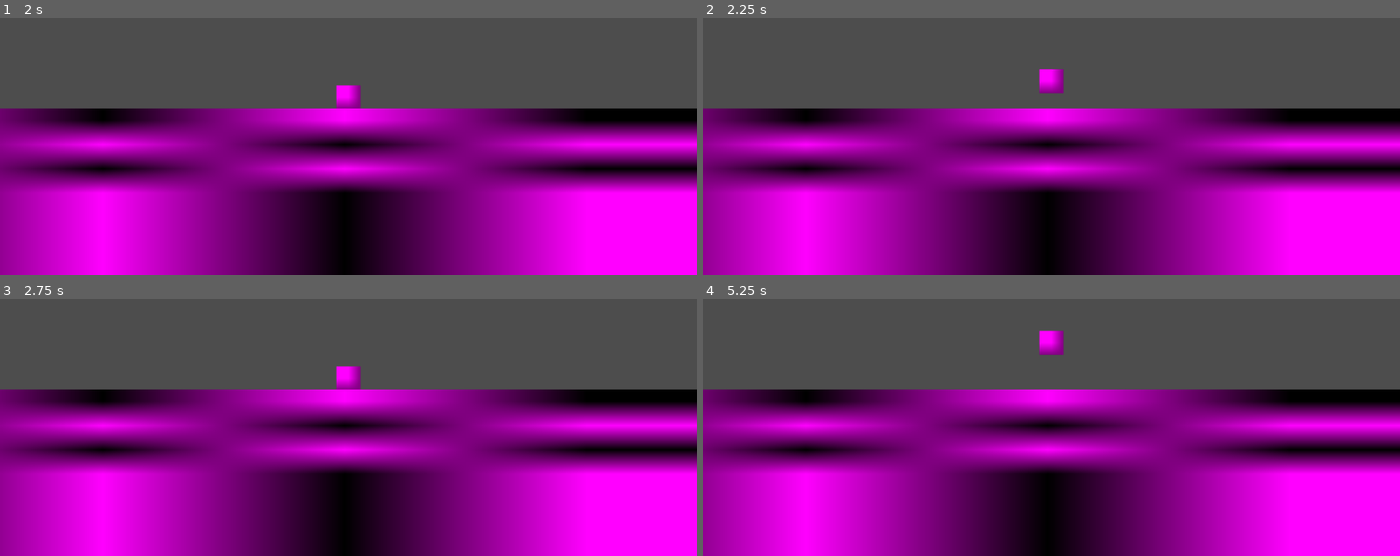
Above: before the commit, frames 1-4 (two rows, left to right).
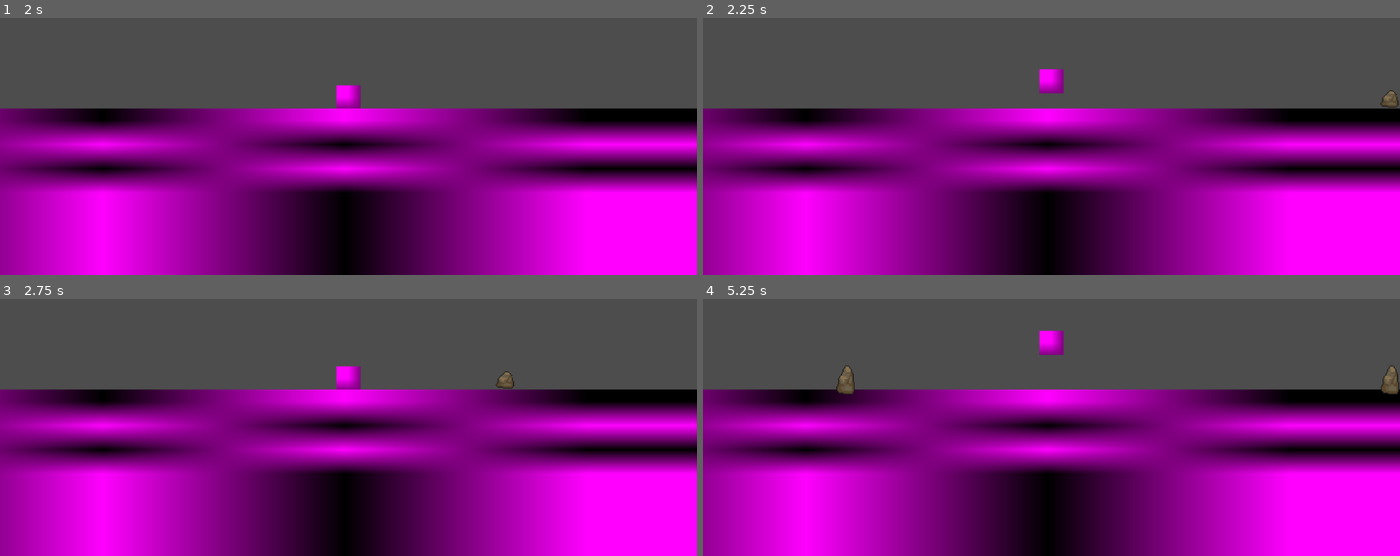
Above: after the commit, the same moments.

Repository: PlantvZombie/Dino
Game: Godot game, scene res://dino endless mode.tscn
The game is run twice, just before and just after one commit, with the same random seed, the same clock (stepped at 60 frames per second) and the same inputs. The project has no main scene, so this scene is started directly.
Inputs:
- Up to frame 1 (2 s): hold W (up) from 0.53 s (still down); tap Enter at 1.25 s
- Up to frame 2 (2.25 s): tap Space at 2 s; release W (up) at 2.03 s; hold S (down) from 2.03 s (still down); tap W (up) at 2.1 s
- Up to frame 3 (2.75 s): keep holding S (down)
- Up to frame 4 (5.25 s): release S (down) at 2.78 s; hold W (up) 2.78-4.28 s; hold S (down) 4.28-5.03 s; tap W (up) at 4.35, 4.52, 4.82 s; hold W (up) from 5.03 s (still down)

Frame 1 is identical in both runs. In frame 2, 0.1% of the frame differs, in the area x 97-100%, y 28-35%; in frame 3, 0.1%; in frame 4, 0.4%, in the area x 19-100%, y 25-37%.
Error before the commit: Parse Error: Expected expression for variable initial value after "=". (res://global.gd:3)

Commit message:
Committiegn

Diff:
--- a/dino/dino endless mode.tscn
+++ b/dino/dino endless mode.tscn
@@ -2,8 +2,8 @@
 
 [ext_resource type="Script" path="res://dino_endless_mode.gd" id="1_8w6ik"]
 [ext_resource type="Script" path="res://static_character.gd" id="1_jdl8r"]
-[ext_resource type="PackedScene" uid="uid://cv7mfla1o0wvo" path="res://small_rock.tscn" id="2_mjr5w"]
-[ext_resource type="PackedScene" uid="uid://igss6viv2ojq" path="res://tall_rock.tscn" id="3_wyofg"]
+[ext_resource type="PackedScene" uid="uid://rdy7fgite28g" path="res://moving_small_rock.tscn" id="2_8x7yb"]
+[ext_resource type="PackedScene" uid="uid://dp5mtyq0j42w" path="res://moving_tall_rock.tscn" id="3_d5n5b"]
 
 [sub_resource type="PlaceholderTexture2D" id="PlaceholderTexture2D_l668m"]
 
@@ -22,10 +22,11 @@
 script = ExtResource("1_8w6ik")
 spawnLoc = NodePath("Start")
 endLoc = NodePath("End")
-sRock = ExtResource("2_mjr5w")
-tRock = ExtResource("3_wyofg")
+sRock = ExtResource("2_8x7yb")
+tRock = ExtResource("3_d5n5b")
 
 [node name="RockTimer" type="Timer" parent="."]
+wait_time = 1.5
 autostart = true
 
 [node name="Static Character" type="CharacterBody2D" parent="."]
@@ -57,20 +58,14 @@
 scale = Vector2(20, 20)
 texture = SubResource("PlaceholderTexture2D_ku7e5")
 
-[node name="Small Rock" parent="." instance=ExtResource("2_mjr5w")]
-position = Vector2(489, -202)
-
-[node name="Tall Rock" parent="." instance=ExtResource("3_wyofg")]
-position = Vector2(503, -202)
-
 [node name="Camera2D" type="Camera2D" parent="."]
 position = Vector2(0, -24)
 zoom = Vector2(2, 2)
 
 [node name="Start" type="Marker2D" parent="."]
-position = Vector2(500, 0)
+position = Vector2(500, -10)
 
 [node name="End" type="Marker2D" parent="."]
-position = Vector2(-500, 0)
+position = Vector2(-500, -10)
 
 [connection signal="timeout" from="RockTimer" to="." method="_on_rock_timer_timeout"]
--- a/dino/dino_endless_mode.gd
+++ b/dino/dino_endless_mode.gd
@@ -8,7 +8,7 @@
 @export var sRock:PackedScene
 @export var tRock:PackedScene
 
-var newRock
+var rock
 
 
 
@@ -23,9 +23,9 @@
 
 
 
+
 func chooseRock(area:int):
 	randomize()
-	var rock
 	var item
 	### AREA ONE ###
 	if (area == 1):
@@ -33,13 +33,9 @@
 
 	if (item == 1):
 		rock = sRock.instantiate()
-		print("is_calle2d")
 	if (item == 2):
 		rock = tRock.instantiate()
-		print("is_calle1d")
-	print("is_called")
 	rock.position = spawnLoc.position
-	rock.move_toward(endLoc.position, SPEED)
 	add_child(rock)
 	### AREA TWO ###
 
--- a/dino/global.gd
+++ b/dino/global.gd
@@ -1,6 +1,7 @@
 extends Node
 
-var RunSpeed:int =
+var speed = -300
+var RunSpeed:int
 
 
 func _ready() -> void:
--- /dev/null
+++ b/dino/moveRock.gd
@@ -0,0 +1,14 @@
+extends Area2D
+
+# Called when the node enters the scene tree for the first time.
+func _physics_process(delta: float) -> void:
+	position += transform.x * $/root/Global.speed * delta
+
+
+# Called every frame. 'delta' is the elapsed time since the previous frame.
+func _process(delta: float) -> void:
+	var viewport_size = get_viewport().get_size()
+
+	# Check if the node is outside the screen
+	if position.x < -500 or position.x > viewport_size.x or position.y < -500 or position.y > viewport_size.y:
+		queue_free()
--- /dev/null
+++ b/dino/moving_small_rock.tscn
@@ -0,0 +1,19 @@
+[gd_scene load_steps=4 format=3 uid="uid://rdy7fgite28g"]
+
+[ext_resource type="Script" path="res://moveRock.gd" id="1_acjwf"]
+[ext_resource type="Texture2D" uid="uid://b8qof2qn6k13b" path="res://Small_Rock.png" id="1_y6rwn"]
+
+[sub_resource type="RectangleShape2D" id="RectangleShape2D_442x1"]
+size = Vector2(13, 14)
+
+[node name="moving_small_rock" type="Area2D"]
+script = ExtResource("1_acjwf")
+
+[node name="Sprite2D" type="Sprite2D" parent="."]
+position = Vector2(0, -2)
+scale = Vector2(0.15, 0.15)
+texture = ExtResource("1_y6rwn")
+
+[node name="CollisionShape2D" type="CollisionShape2D" parent="."]
+position = Vector2(-1, 2)
+shape = SubResource("RectangleShape2D_442x1")
--- /dev/null
+++ b/dino/moving_tall_rock.tscn
@@ -0,0 +1,19 @@
+[gd_scene load_steps=4 format=3 uid="uid://dp5mtyq0j42w"]
+
+[ext_resource type="Script" path="res://moveRock.gd" id="1_crtyt"]
+[ext_resource type="Texture2D" uid="uid://s3lba3tuqxc3" path="res://Big_Rock.png" id="1_qrf3f"]
+
+[sub_resource type="RectangleShape2D" id="RectangleShape2D_2ygp6"]
+size = Vector2(14, 24)
+
+[node name="moving_tall_rock" type="Area2D"]
+script = ExtResource("1_crtyt")
+
+[node name="CollisionShape2D" type="CollisionShape2D" parent="."]
+position = Vector2(0, 2)
+shape = SubResource("RectangleShape2D_2ygp6")
+
+[node name="Sprite2D" type="Sprite2D" parent="."]
+position = Vector2(2, -9)
+scale = Vector2(0.15, 0.15)
+texture = ExtResource("1_qrf3f")
--- a/dino/project.godot
+++ b/dino/project.godot
@@ -24,11 +24,6 @@
 
 [input]
 
-space={
-"deadzone": 0.5,
-"events": [Object(InputEventKey,"resource_local_to_scene":false,"resource_name":"","device":-1,"window_id":0,"alt_pressed":false,"shift_pressed":false,"ctrl_pressed":false,"meta_pressed":false,"pressed":false,"keycode":0,"physical_keycode":32,"key_label":0,"unicode":32,"location":0,"echo":false,"script":null)
-]
-}
 up={
 "deadzone": 0.5,
 "events": [Object(InputEventKey,"resource_local_to_scene":false,"resource_name":"","device":-1,"window_id":0,"alt_press …(192 unchanged characters)…
@@ -47,6 +42,11 @@
 "events": [Object(InputEventKey,"resource_local_to_scene":false,"resource_name":"","device":-1,"window_id":0,"alt_press …(195 unchanged characters)…
 ]
 }
+space={
+"deadzone": 0.5,
+"events": [Object(InputEventKey,"resource_local_to_scene":false,"resource_name":"","device":-1,"window_id":0,"alt_pressed":false,"shift_pressed":false,"ctrl_pressed":false,"meta_pressed":false,"pressed":false,"keycode":0,"physical_keycode":32,"key_label":0,"unicode":32,"location":0,"echo":false,"script":null)
+]
+}
 
 [rendering]
 
--- a/dino/small_rock.tscn
+++ b/dino/small_rock.tscn
@@ -5,8 +5,7 @@
 [sub_resource type="RectangleShape2D" id="RectangleShape2D_c0k5a"]
 size = Vector2(13, 14)
 
-[node name="Small Rock" type="StaticBody2D" groups=["Obstacles"]]
-position = Vector2(0, -8)
+[node name="Small Rock" type="Area2D" groups=["Obstacles"]]
 
 [node name="Sprite2D" type="Sprite2D" parent="."]
 position = Vector2(0, -2)
--- a/dino/static_character.gd
+++ b/dino/static_character.gd
@@ -29,3 +29,8 @@
 		$Down.set_deferred("disabled", true)
 		$Standing.set_deferred("disabled", false)
 		print("down-release")
+
+
+func _on_hitbox_detection_area_entered(area: Area2D) -> void:
+	if area.is_in_group("Obstacles"):
+		get_tree().reload_current_scene()
--- a/dino/tall_rock.tscn
+++ b/dino/tall_rock.tscn
@@ -5,8 +5,7 @@
 [sub_resource type="RectangleShape2D" id="RectangleShape2D_ve3jd"]
 size = Vector2(14, 24)
 
-[node name="Tall Rock" type="StaticBody2D" groups=["Obstacles"]]
-position = Vector2(0, -14)
+[node name="Tall Rock" type="Area2D" groups=["Obstacles"]]
 
 [node name="CollisionShape2D" type="CollisionShape2D" parent="."]
 position = Vector2(0, 2)
